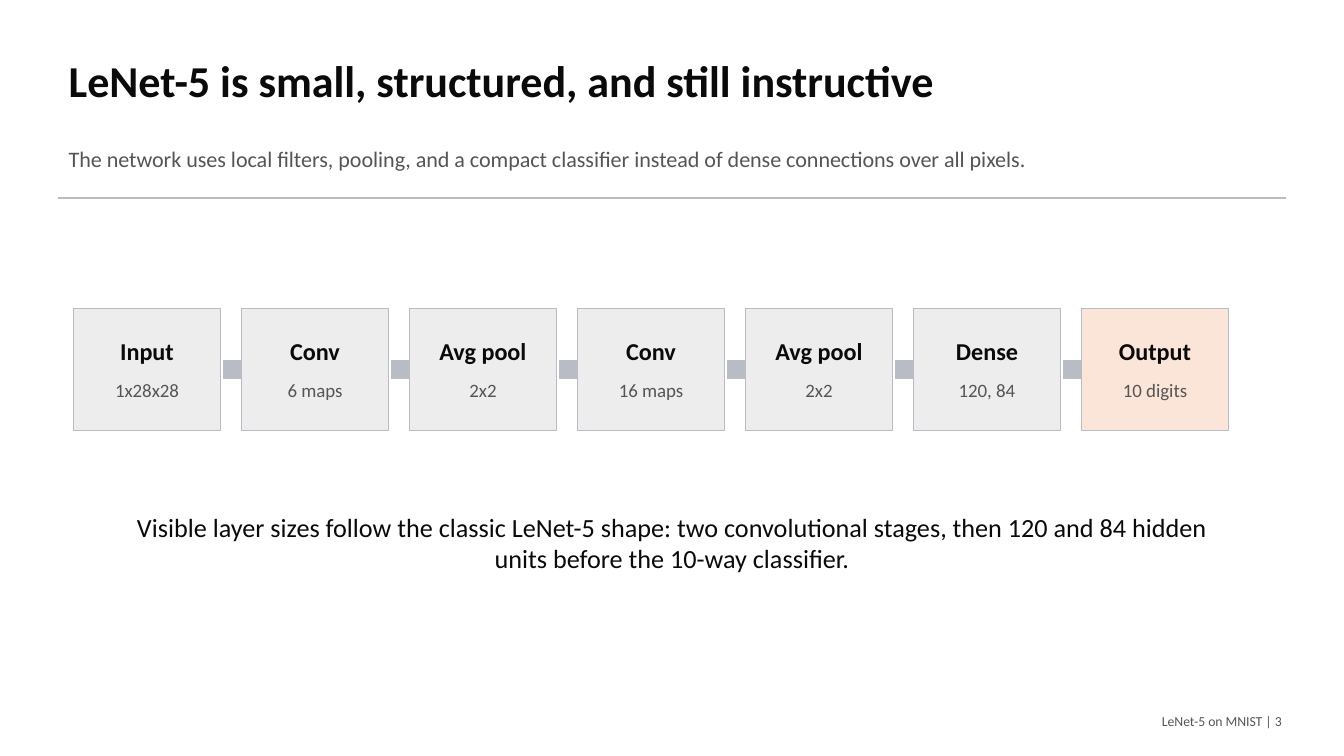
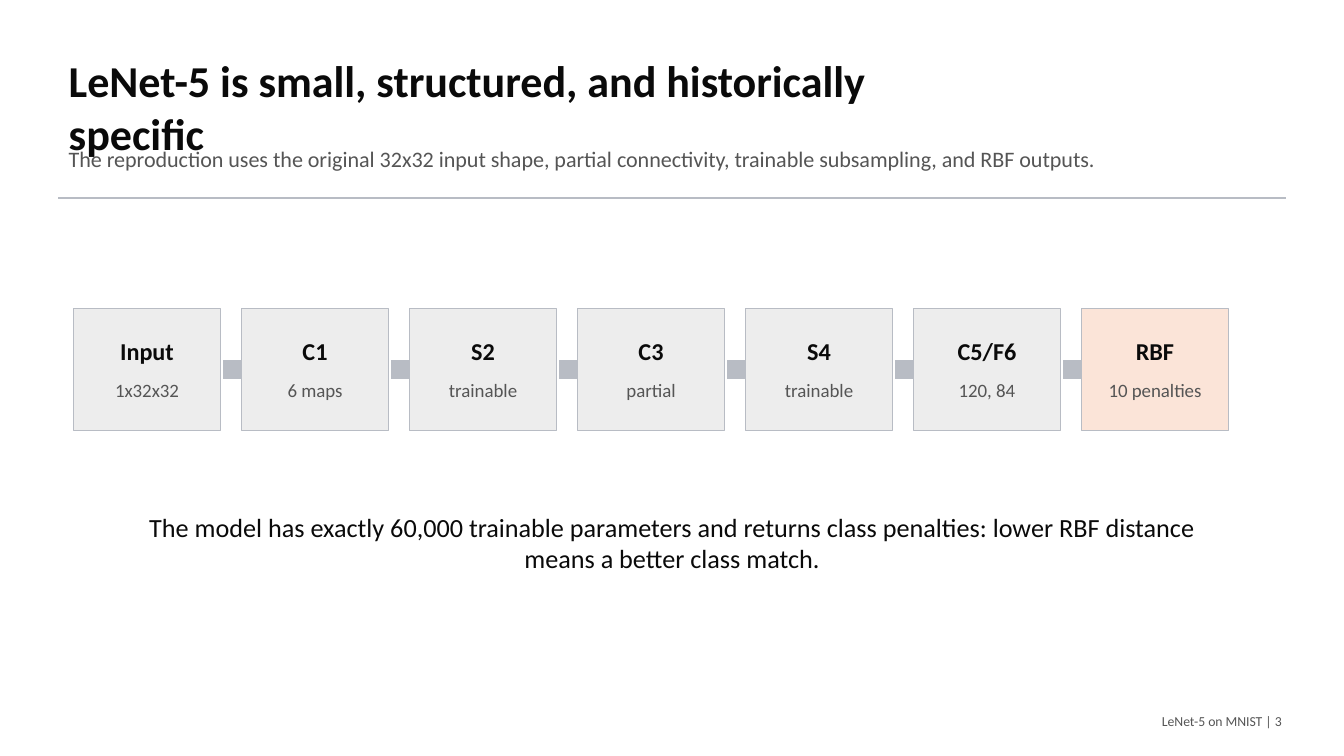
Before and after one commit to macbehnke/NN_funds_project, a slide deck: slide 3 of slides/LeNet5_MNIST_Final_Presentation.pptx. Drawn at 1344x756 pixels with LibreOffice and Linux fonts; fonts in the diff are those of the drawing. Boxes give left, top, right and bottom in pixels: in the first picture for what was removed or moved away, otherwise in the second. Text is boxed around its words. In the diff, an @@ line names an element or a change of style, - is before the commit and + after.

Commit message:
Update historical LeNet results and presentation

```diff
--- a/slides/LeNet5_MNIST_Final_Presentation.pptx
+++ b/slides/LeNet5_MNIST_Final_Presentation.pptx
@@ text at (69, 66, 865, 161): text changed @@
-LeNet-5 is small, structured, and still instructive
+LeNet-5 is small, structured, and historically specific
@@ text at (69, 149, 1094, 171): text changed @@
-The network uses local filters, pooling, and a compact classifier instead of dense connections over all pixels.
+The reproduction uses the original 32x32 input shape, partial connectivity, trainable subsampling, and RBF outputs.
@@ text at (302, 344, 327, 360): text changed @@
-Conv
+C1
@@ text at (471, 344, 495, 360): text changed @@
-Avg pool
+S2
@@ text at (638, 344, 663, 360): text changed @@
-Conv
+C3
@@ text at (807, 344, 831, 360): text changed @@
-Avg pool
+S4
@@ text at (958, 343, 1017, 361): text changed @@
-Dense
+C5/F6
@@ text at (1136, 344, 1174, 360): text changed @@
-Output
+RBF
@@ text at (115, 385, 179, 397): text changed @@
-1x28x28
+1x32x32
@@ text at (449, 384, 517, 397): text changed @@
-2x2
+trainable
@@ text at (626, 384, 675, 400): text changed @@
-16 maps
+partial
@@ text at (785, 384, 853, 397): text changed @@
-2x2
+trainable
@@ text at (1109, 384, 1202, 400): text changed @@
-10 digits
+10 penalties
@@ text at (149, 518, 1195, 569): text changed @@
-Visible layer sizes follow the classic LeNet-5 shape: two convolutional stages, then 120 and 84 hidden units before the 10-way classifier.
+The model has exactly 60,000 trainable parameters and returns class penalties: lower RBF distance means a better class match.
```
Also in this commit, not shown: 9 other slides changed, 7 other files.
